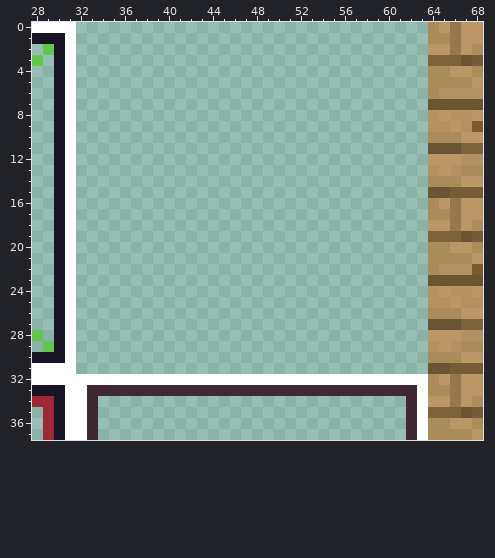
Two versions of one pixel-art file, assets/textures/TileSet-LibraryNew.aseprite. Above, as it was before the edit.
256x256 pixels, 1 frame. Colours within 5 levels of each other are drawn and written as one. Shown: x 28..68, y 0..37.
Now the later version:
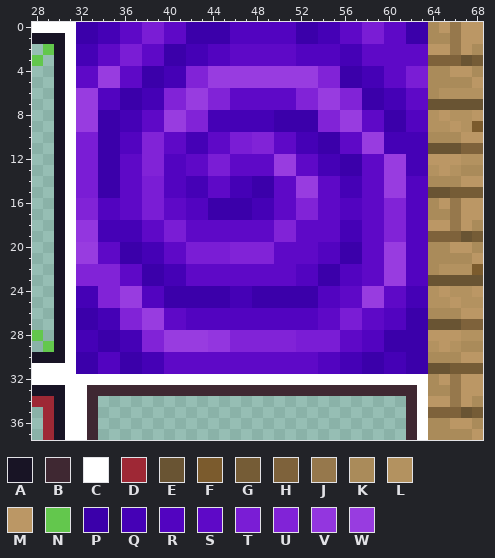
Palette (. is transparent): A #181425  B #3f2832  C #ffffff  D #9e2835  E #695433  F #7b5b2d  G #755c36  H #7e623b  J #96784c  K #aa8b5a  L #b39260  M #bb9765  N #63c74d  P #3b00aa  Q #4501b6  R #5204c0  S #5e09c7  T #7a1dd5  U #8123d7  V #9336df  W #983ce0
Edits made:
Layer "Layer 1":
y 0..1: x 32..63 ................................ -> PPQQSSTTSSPPPPRRRRRRPPQQSSTTSSPP
y 2..3: x 32..63 ................................ -> QQSSTTSSPPQQRRSSSSSSRRRRQQSSSSSS
y 4..5: x 32..63 ................................ -> SSWWSSPPQQUUWWWWWWWWWWUUPPQQSSTT
y 6..7: x 32..63 ................................ -> WWRRPPQQUUWWUUSSSSSSUUWWUUPPQQSS
y 8..9: x 32..63 ................................ -> WWPPQQSSWWUUQQQQQQPPPPUUWWSSPPRR
y 10..11: x 32..63 ................................ -> TTPPRRUUSSQQSSTTUUSSQQPPSSWWQQQQ
y 12..13: x 32..63 ................................ -> TTPPSSUURRSSTTSSSSWWSSQQPPSSWWQQ
y 14..15: x 32..63 ................................ -> TTPPSSTTRRQQSSQQPPSSWWSSQQSSWWRR
y 16..17: x 32..63 ................................ -> UURRSSTTSSRRPPPPQQSSUUSSRRSSUURR
y 18..19: x 32..63 ................................ -> VVQQQQSSTTSSSSSSSSUUSSSSQQSSUURR
y 20..21: x 32..63 ................................ -> WWSSPPQQSSTTTTUUUUSSSSRRPPSSWWRR
y 22..23: x 32..63 ................................ -> UUUUSSPPQQSSSSSSSSSSRRPPRRSSWWRR
y 24..25: x 32..63 ................................ -> QQUUWWRRPPPPPPQQPPPPPPRRSSWWSSQQ
y 26..27: x 32..63 ................................ -> PPQQUUWWSSRRRRRRRRRRRRSSTTSSRRPP
y 28..29: x 32..63 ................................ -> QQPPQQUUWWWWVVUUUUUUTTTTSSRRPPPP
y 30..31: x 32..63 ................................ -> PPRRPPQQSSSSSSSSSSSSSSRRQQPPQQPP
Pixel boxes of the changes (left, top, right, bottom) in both pictures:
added: (76, 22, 428, 374)
